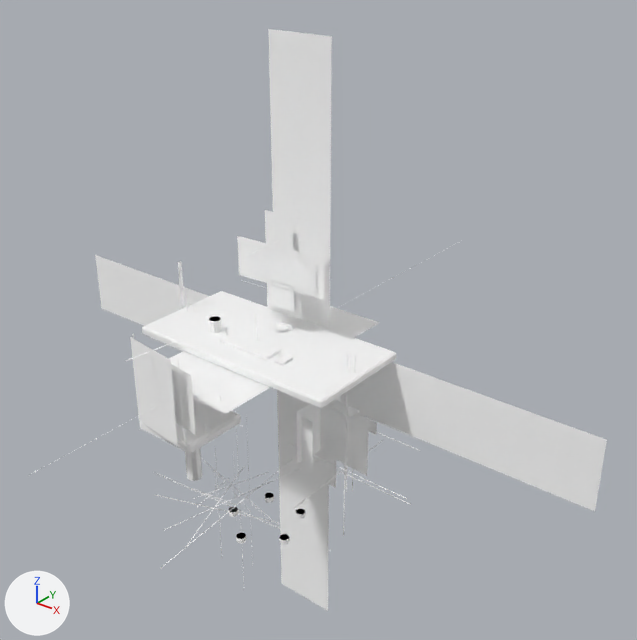
A saved change to the glTF model support-level-3/assets/models/desk_set.gltf.
One viewpoint serves both versions: a camera (50 mm lens) standing at (3.6, -3.82, 3.49) and looking at (0.02, 0.64, 0.72). Arrows for +X, +Y and +Z are at lower left; the lights stay in place. The picture after the commit comes second. Vertices at exactly the same position are counted once.

In view in the first picture: 'desk_set'.
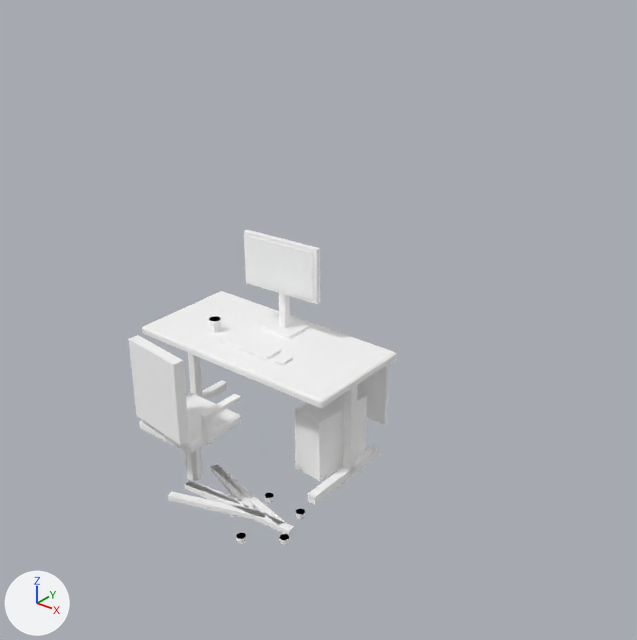
Edits to the bpy script that builds the scene:
```text
Change me_desk_set:
    used by ob_desk_set; location = (0.0, 0.0, 0.0)
    verts and faces of me_desk_set; kept vertices keep their numbers, new ones are numbered from 778
    before: 52 (-2.25, 0.46, 0.22) at pixel (101, 308), 53 (2.25, 0.46, 0.22) at pixel (594, 511), 54 (2.25, 0.46, 0.72) at pixel (606, 439), 55 (-2.25, 0.46, 0.72) at pixel (95, 254)
    before: 56 (-0.25, 0.49, -1.78) at pixel (281, 583), 57 (-0.25, 0.49, 2.72) at pixel (268, 29), 58 (0.25, 0.49, 2.72) at pixel (331, 36), 59 (0.25, 0.49, -1.78) at pixel (328, 610)
    remove me_desk_set.from_pydata(...)  # 778 vertices, 668 faces; spans x -2.25..2.25, y -1.78..2.72, z -1.78..2.72
    add me_desk_set.from_pydata(...)  # 398 vertices, 668 faces; spans x -0.8..0.86, y -0.91..0.5, z 0.0..1.44
    me_desk_set part 1: a new loose piece, a box spanning x -0.75..-0.69, y 0.07..0.13, z 0.03..0.75, in mat_metal_dark (white #ffffff)
    me_desk_set part 2: a new loose piece, a box spanning x -0.75..-0.69, y -0.3..0.4, z 0.0..0.06, in mat_metal_dark (white #ffffff)
    me_desk_set part 3: a new loose piece, a box spanning x 0.69..0.75, y 0.07..0.13, z 0.03..0.75, in mat_metal_dark (white #ffffff)
    me_desk_set part 4: a new loose piece, a box spanning x 0.69..0.75, y -0.3..0.4, z 0.0..0.06, in mat_metal_dark (white #ffffff)
    me_desk_set part 5: a new loose piece, a box spanning x -0.13..0.13, y 0.2..0.4, z 0.78..0.8, in mat_metal_dark (white #ffffff)
    me_desk_set part 6: a new loose piece, a box spanning x -0.025..0.025, y 0.275..0.325, z 0.79..1.11, in mat_metal_dark (white #ffffff)
    me_desk_set part 7: a new loose piece, a box spanning x 0.235..0.285, y -0.75..-0.45, z 0.665..0.695, in mat_metal_dark (white #ffffff)
    me_desk_set part 8: a new loose piece, a box spanning x 0.235..0.285, y -0.745..-0.695, z 0.49..0.67, in mat_metal_dark (white #ffffff)
    me_desk_set part 9: the loose piece of 4 vertices spanning x -0.1..0.72, y -0.87..-0.59, z 0.01..0.02 is rebuilt with 8 vertices and now spans x -0.01..0.63, y -0.86..-0.6, z 0.02..0.05
    me_desk_set part 10: the loose piece of 4 vertices spanning x -0.28..1.1, y -0.71..-0.6, z 0.01..0.02 is rebuilt with 8 vertices and now spans x 0.0..0.83, y -0.71..-0.6, z 0.02..0.05
    me_desk_set part 11: 130 loose pieces with 520 vertices, spanning x -2.25..2.25, y -1.78..2.72, z -0.66..1.61, are deleted
    me_desk_set part 12
    12 vertices are removed from x -0.09..0.73, y -1.34..0.04, z 0.03..0.05
    18 faces are deleted
    56 vertices are added at x -0.3..0.76, y -0.91..0.36, z 0.02..1.44
    6 new faces join them, mat_desk_wood (white #ffffff)
    84 new faces join them, mat_metal_dark (white #ffffff)
    12 new faces join them, mat_screen_on (white #ffffff)
    16 new faces join them, mat_chair_fabric (white #ffffff)
    me_desk_set part 13
    add delete_vertices([*range(52, 56)])  # with the faces that use them
    me_desk_set part 14
    add delete_vertices([*range(56, 60)])  # with the faces that use them
    other edits to the shape of me_desk_set do not show in these pictures
```

Boxes (x1, y1, x2, y2) around the edits, measured in the pictures (637 x 640 px):
'desk_set', reshaped (53% narrower, 46% shorter): before (35, 29, 607, 610); after (129, 230, 396, 545)
part 1 of me_desk_set, added: after (188, 353, 202, 397)
part 2 of me_desk_set, added: after (202, 380, 227, 400)
part 3 of me_desk_set, added: after (343, 385, 357, 472)
part 4 of me_desk_set, added: after (308, 445, 379, 505)
part 5 of me_desk_set, added: after (261, 317, 308, 339)
part 6 of me_desk_set, added: after (279, 293, 290, 328)
part 7 of me_desk_set, added: after (200, 394, 241, 421)
part 8 of me_desk_set, added: after (201, 416, 214, 445)
part 9 of me_desk_set, rebuilt: before (155, 494, 282, 524); after (168, 491, 265, 520)
part 10 of me_desk_set, rebuilt (36% narrower, 29% shorter): before (157, 473, 330, 551); after (184, 481, 294, 536)
part 11 of me_desk_set, deleted: before (35, 210, 462, 580)
part 12 of me_desk_set, built on: before (156, 340, 296, 568); after (129, 230, 367, 524)
part 13 of me_desk_set, deleted: before (95, 255, 607, 511)
part 14 of me_desk_set, deleted: before (268, 29, 332, 610)
